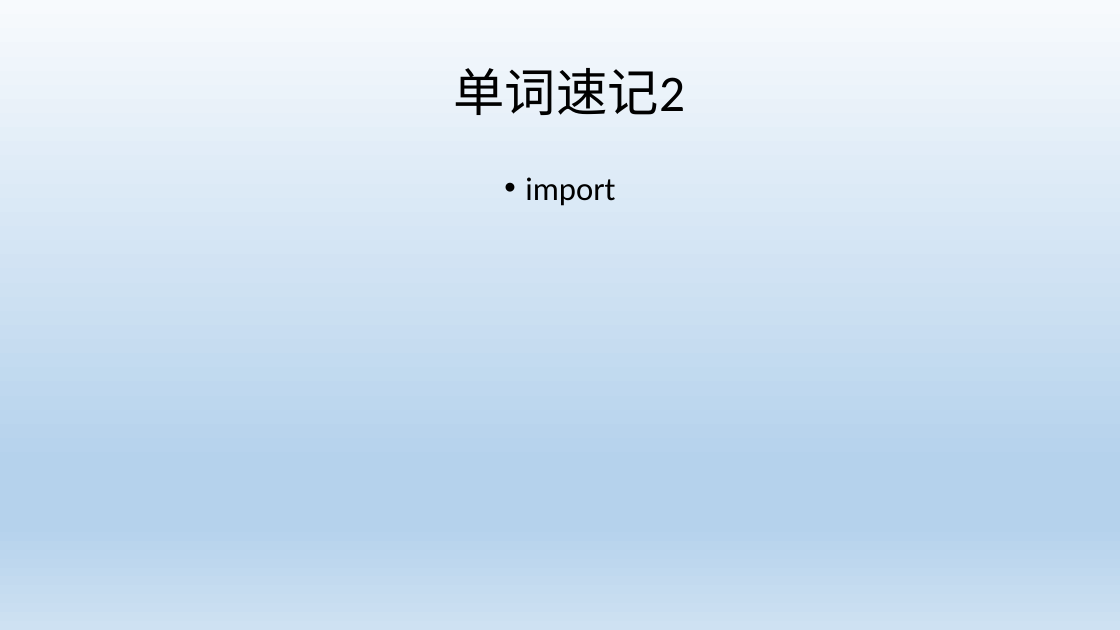
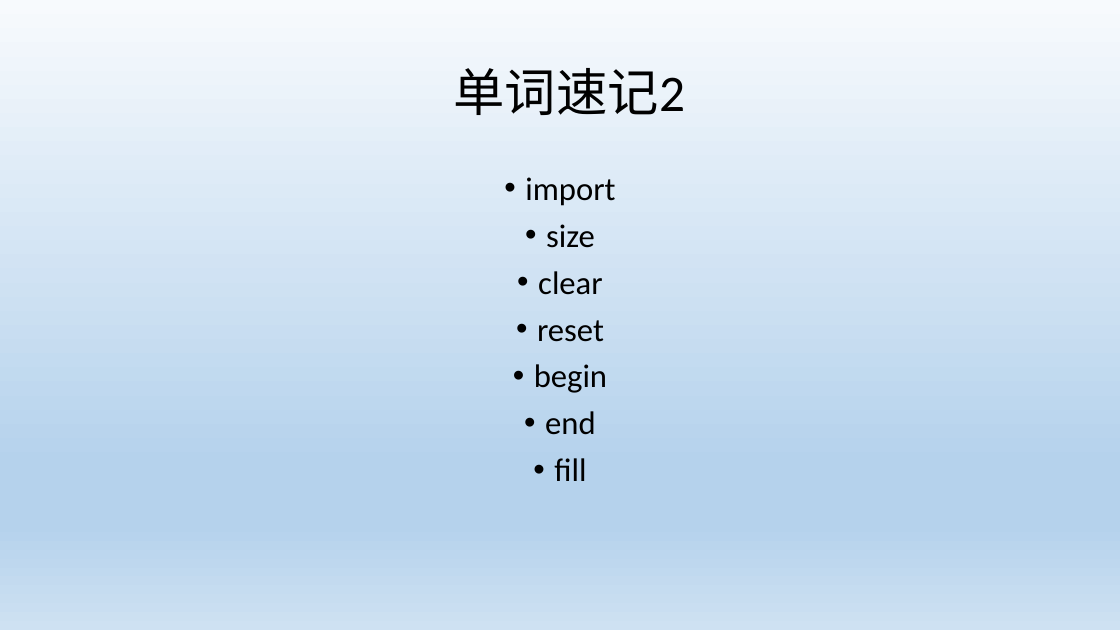
Before and after one commit to HKingdoom/learngit, a slide deck: slide 34 of Python01.pptx. Drawn at 1120x630 pixels with LibreOffice and Linux fonts; fonts in the diff are those of the drawing. Boxes give left, top, right and bottom in pixels: in the first picture for what was removed or moved away, otherwise in the second. Text is boxed around its words. In the diff, an @@ line names an element or a change of style, - is before the commit and + after.

Commit message:
add dancisuji2

```diff
--- a/Python01.pptx
+++ b/Python01.pptx
@@ text at (x1=534, y1=224, x2=607, y2=481): paragraphs added @@
+• size
+• clear
+• reset
+• begin
+• end
+• fill
```
